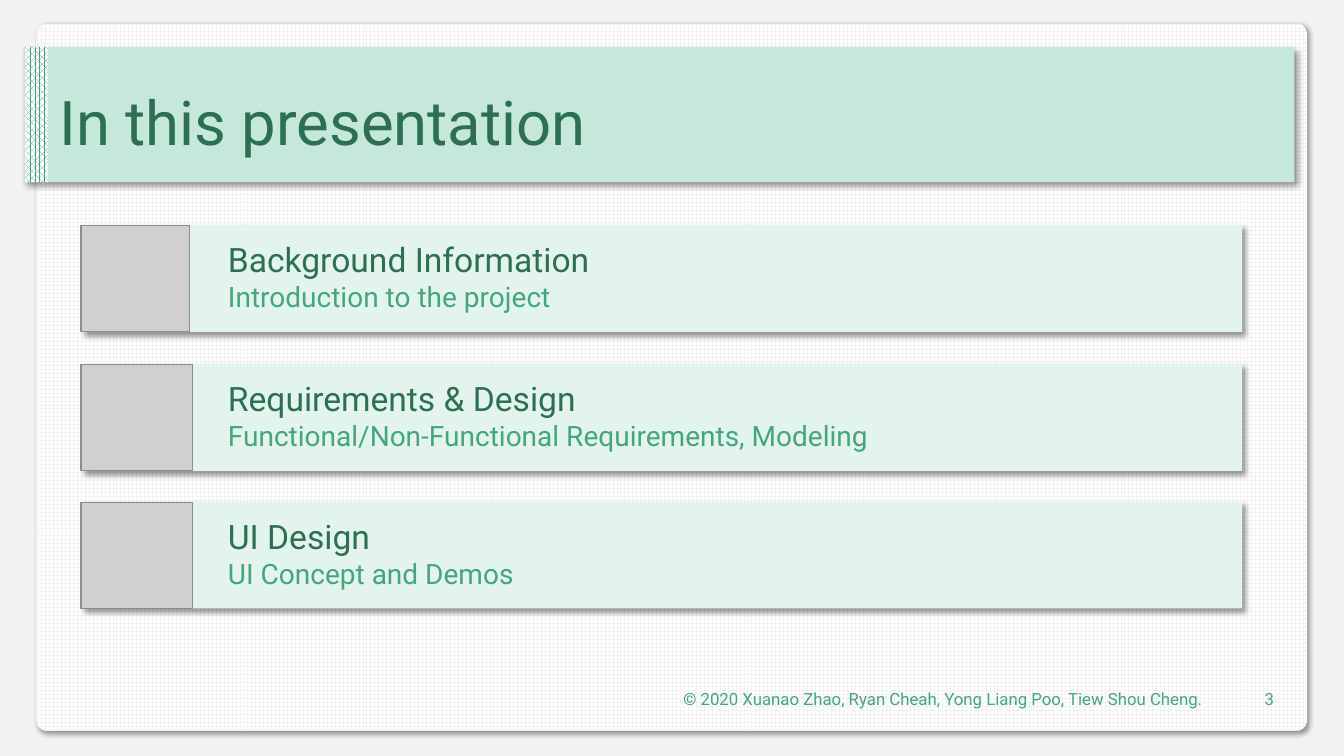
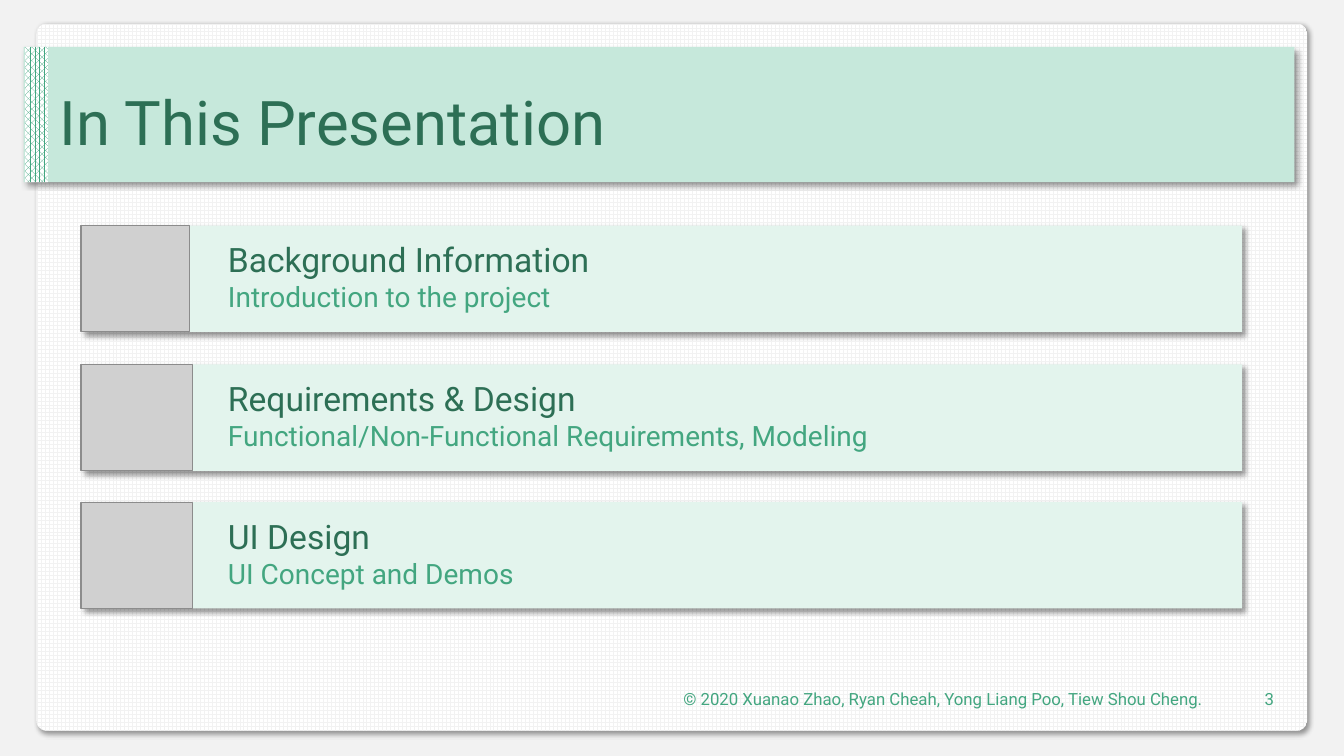
Before and after one commit to DIT202003G1/SAD-Assignment, a slide deck: slide 3 of Presentaion.pptx. Drawn at 1344x756 pixels with LibreOffice and Linux fonts; fonts in the diff are those of the drawing; grey boxes stand for pictures. Boxes give left, top, right and bottom in pixels: in the first picture for what was removed or moved away, otherwise in the second. Text is boxed around its words. In the diff, an @@ line names an element or a change of style, - is before the commit and + after.

```diff
--- a/Presentaion.pptx
+++ b/Presentaion.pptx
@@ text at (x1=60, y1=99, x2=605, y2=146): text changed @@
-In this presentation
+In This Presentation
```
Also in this commit, not shown: 36 other slides changed, 19 slides added, 1 slide removed.
